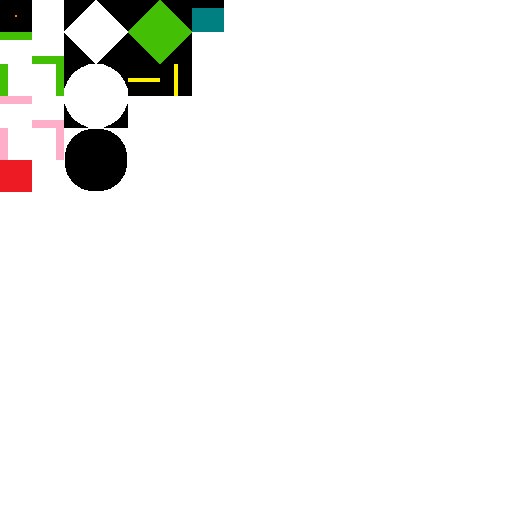
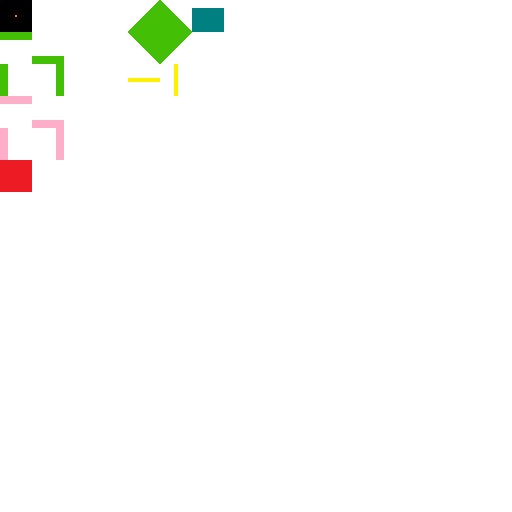
Comparing the layer stacks of the two 512 x 512 images. Changes:
painted on "Background" over [64, 0, 224, 191]
